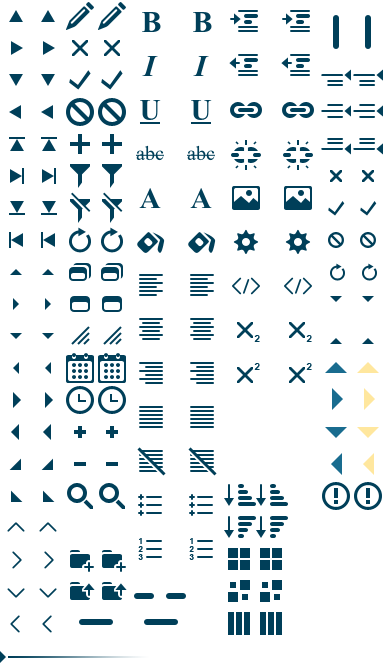
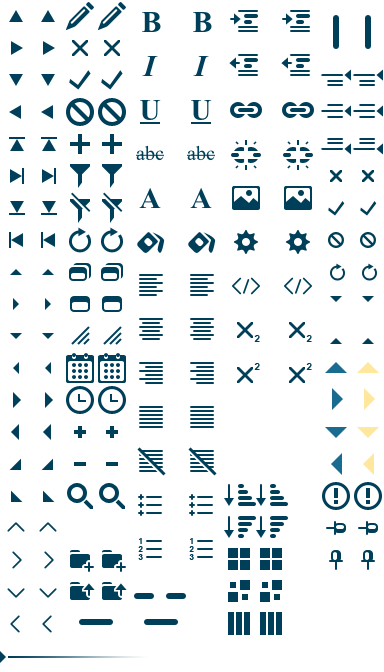
Layered file, before and after one edit (384x672). Changes by layer:
added layer "unpin hover" in group "Widgets 2 copy" over <box>361,550,375,570</box>
added layer "pin hover" in group "Widgets 2 copy" over <box>358,521,378,535</box>
added layer "unpin" in group "Widgets 2" over <box>329,550,343,570</box>
added layer "pin" in group "Widgets 2" over <box>326,521,346,535</box>
